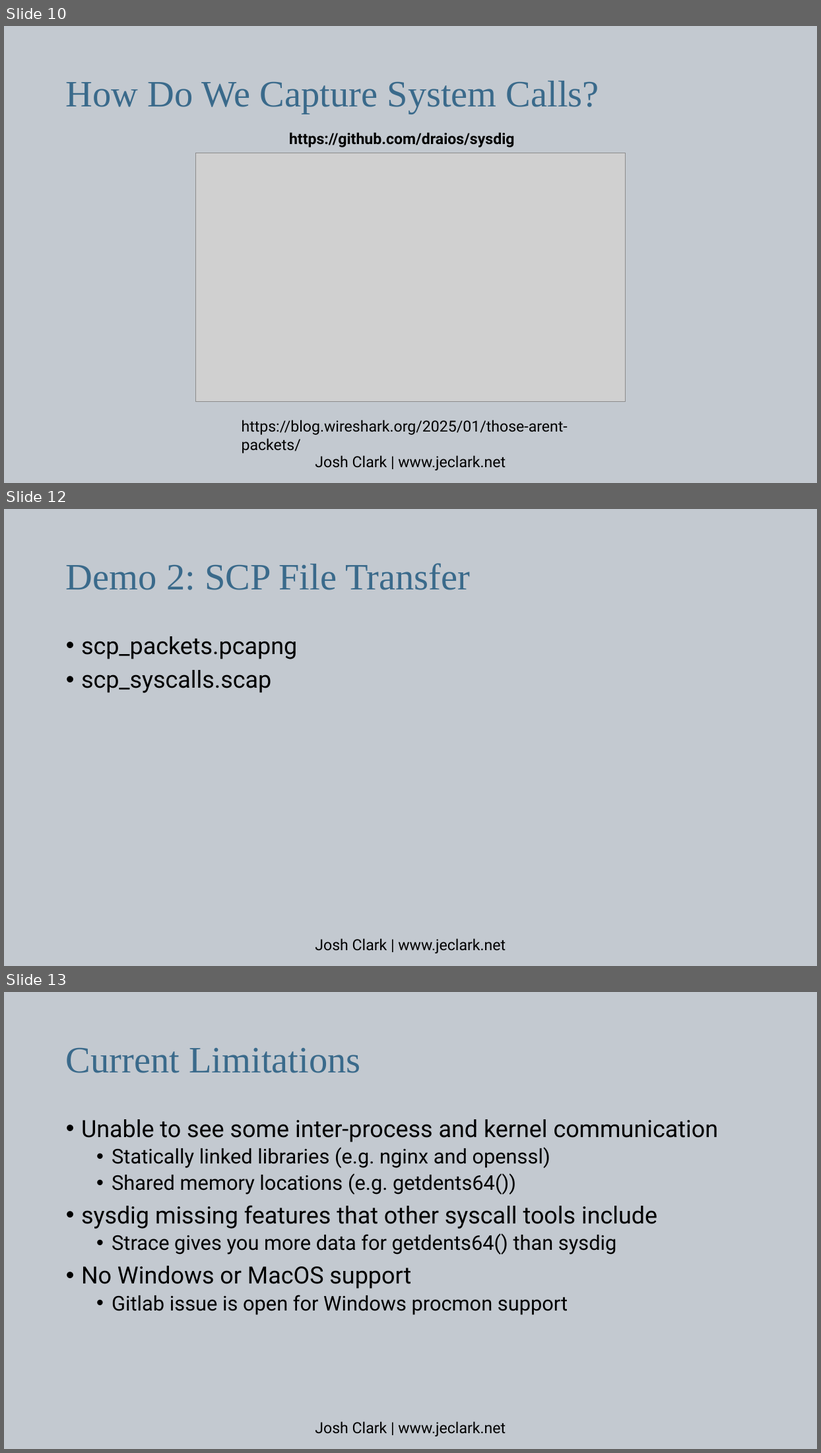
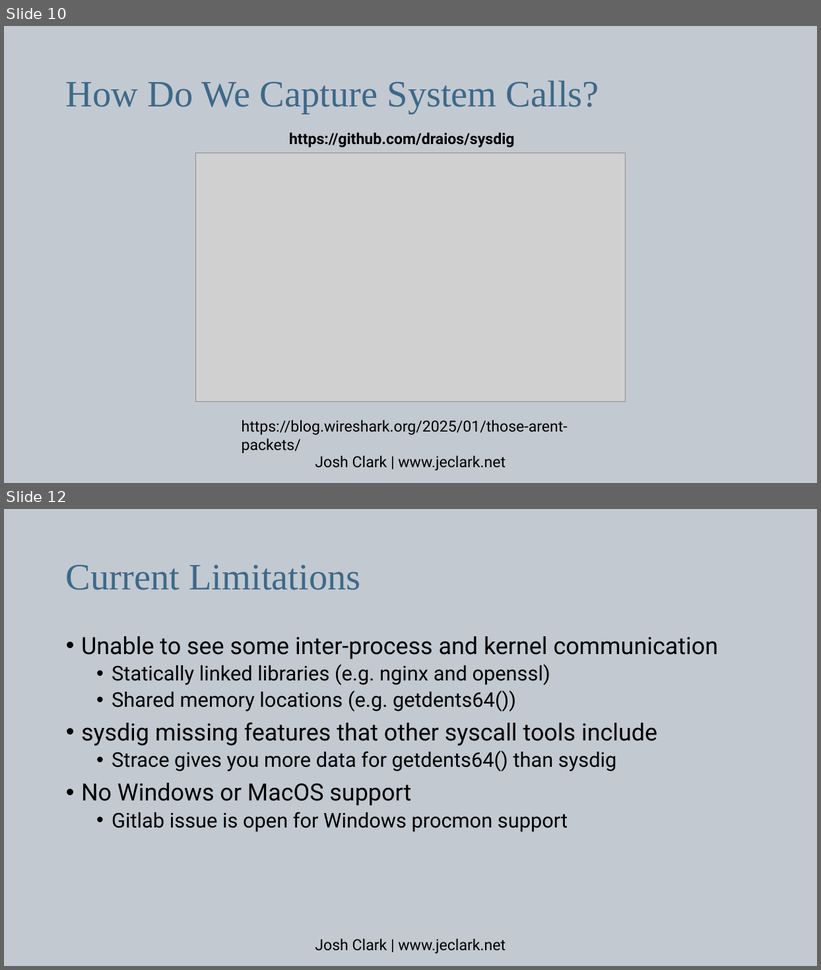
Before and after one commit to je-clark/intro_to_stratoshark, a slide deck: introduction_to_stratoshark.pptx. Shown one above the other, each under a label of ours: slides 10, 12 and 13 before the commit, slides 10 and 12 after it; the slides between them are not shown. The pictures are 821x1453 and 821x970 pixels, drawn with LibreOffice and Linux fonts; fonts in the diff are those of the drawing; grey boxes stand for pictures. Boxes give left, top, right and bottom in pixels: in the first picture for what was removed or moved away, otherwise in the second. Text is boxed around its words. In the diff, an @@ line names an element or a change of style, - is before the commit and + after.

```diff
--- a/introduction_to_stratoshark.pptx
+++ b/introduction_to_stratoshark.pptx
@@ slide 12 removed at bbox=[4, 509, 817, 966], background #B0B7C1 at 75% opacity @@
@@ title removed at bbox=[66, 563, 470, 590] @@
-Demo 2: SCP File Transfer
@@ text removed at bbox=[81, 636, 297, 693] @@
-• scp_packets.pcapng
-• scp_syscalls.scap
@@ text removed at bbox=[315, 939, 506, 954] @@
-Josh Clark | www.jeclark.net
@@ what was slide 13 is now slide 12 @@
```
Also in this commit, not shown: 1 slide changed, 1 other file.
